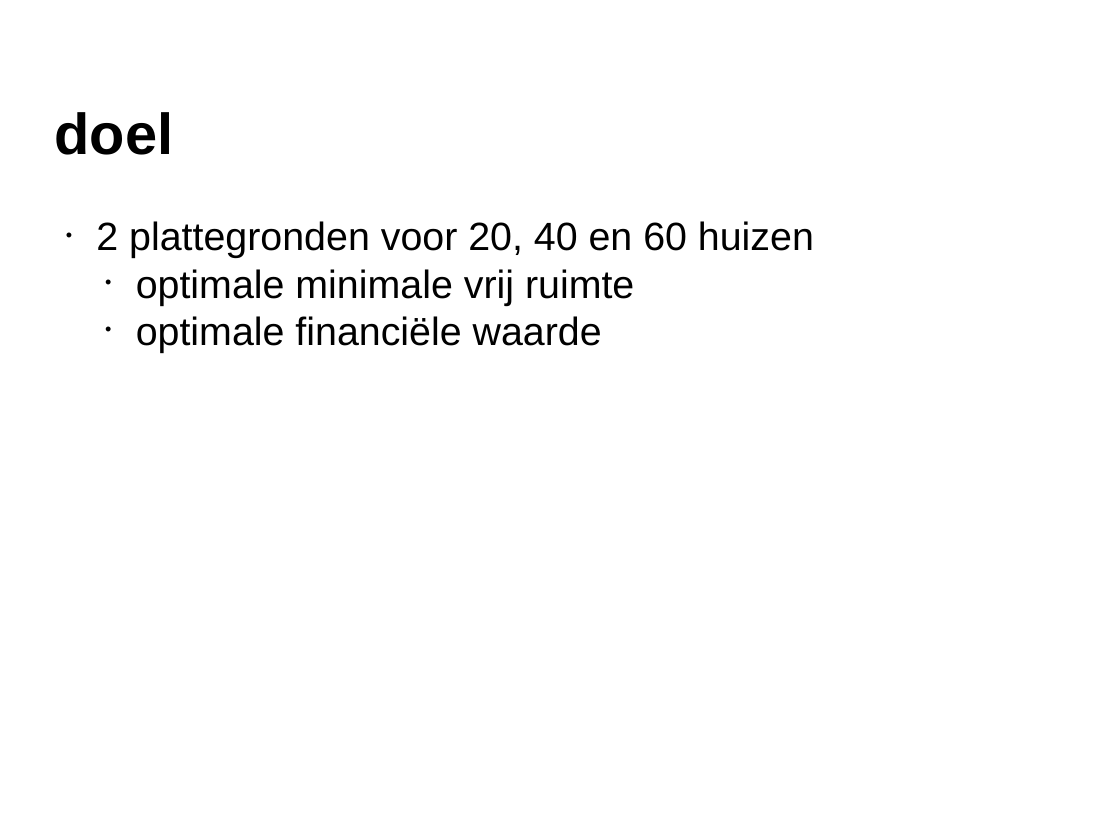
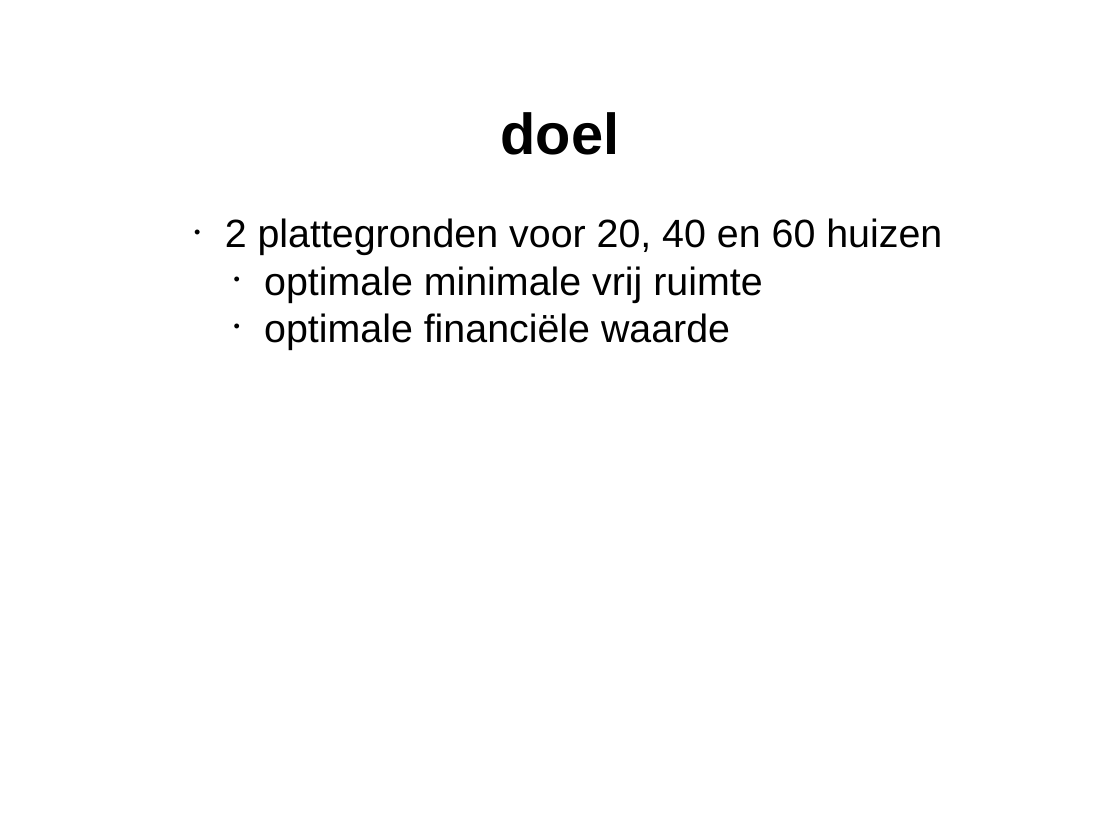
Before and after one commit to JuliaJansen/-HabboHotel, a slide deck: slide 4 of powerpoints/eindpresentatie heuristieken.pptx. Drawn at 1120x840 pixels with LibreOffice and Linux fonts; fonts in the diff are those of the drawing. Boxes give left, top, right and bottom in pixels: in the first picture for what was removed or moved away, otherwise in the second. Text is boxed around its words. In the diff, an @@ line names an element or a change of style, - is before the commit and + after.

```diff
--- a/powerpoints/eindpresentatie heuristieken.pptx
+++ b/powerpoints/eindpresentatie heuristieken.pptx
@@ title "doel": place and size @@
-title "doel" at (55, 112, 174, 155)
+title "doel" at (501, 112, 620, 155)
@@ text "2 plattegronden voor 20, 40 ...": place and size @@
-text "2 plattegronden voor 20, 40 ..." at (96, 221, 814, 353)
+text "2 plattegronden voor 20, 40 ..." at (225, 218, 942, 350)
```
Also in this commit, not shown: 10 other slides changed, 11 slides added.
